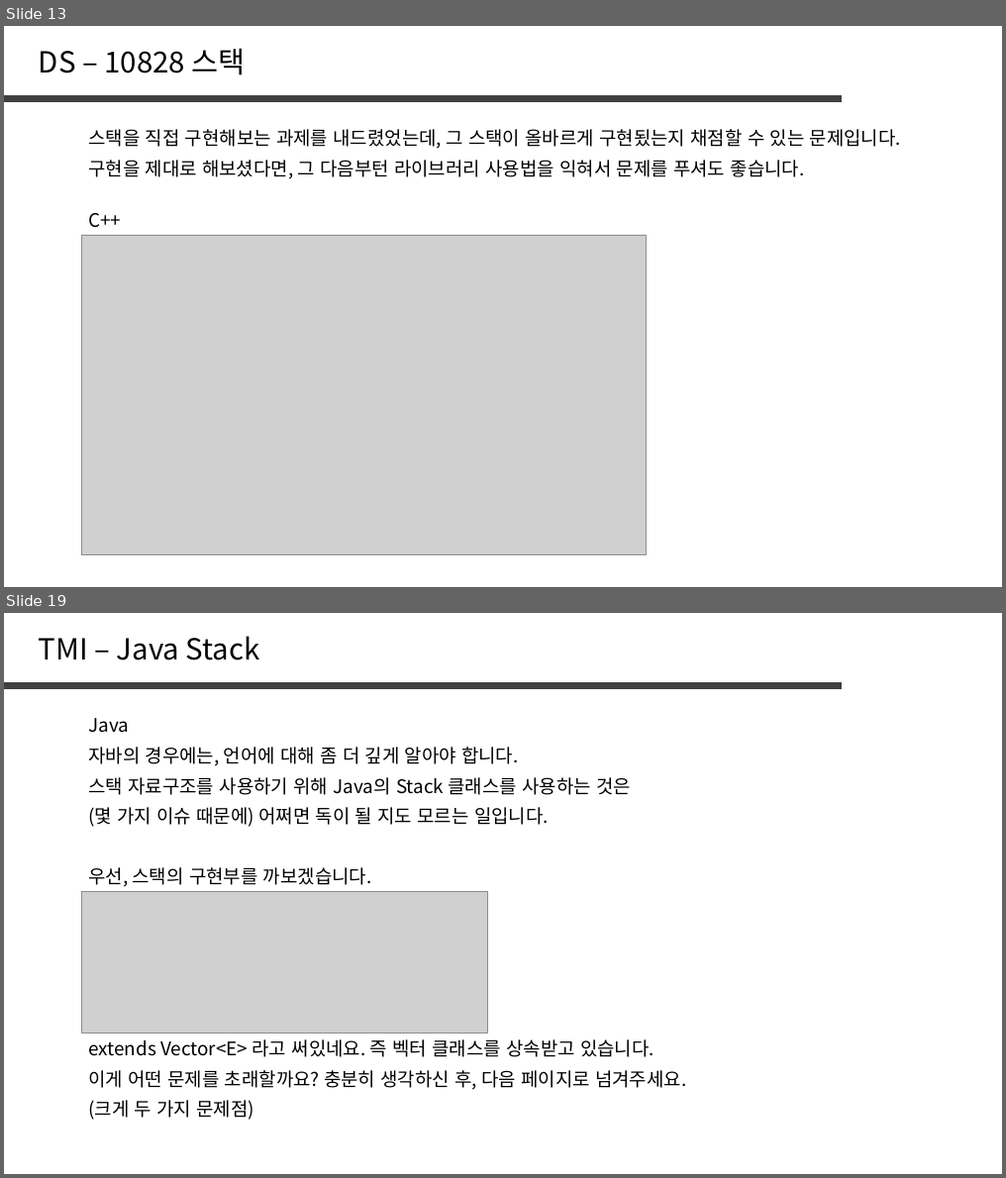
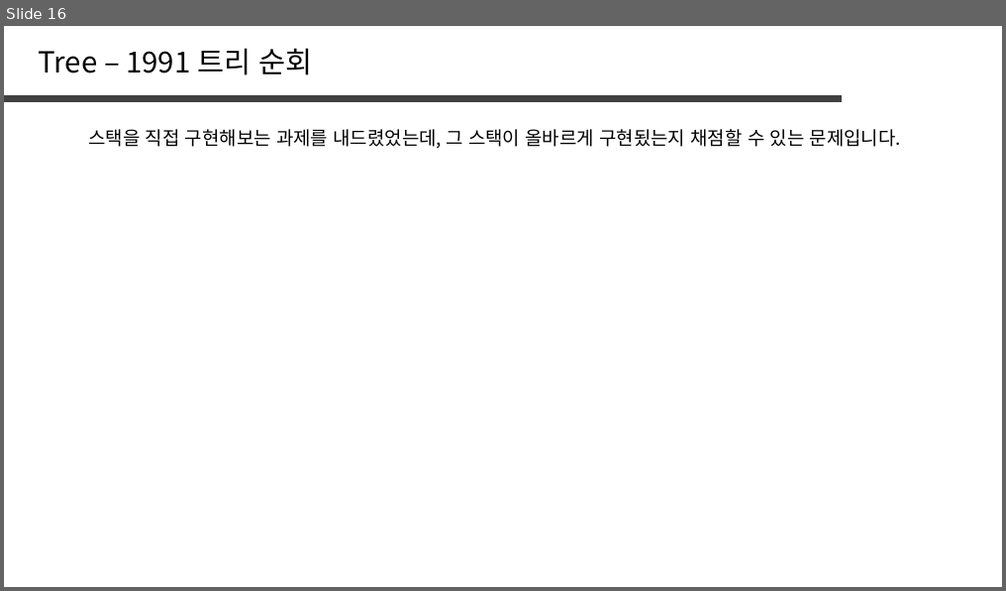
Before and after one commit to jaehoo1/PS-study, a slide deck: study/8_Tree, Graph.pptx. Shown one above the other, each under a label of ours: slides 13 and 19 before the commit, slide 16 after it; the slides between them are not shown. The pictures are 1006x1178 and 1006x591 pixels, drawn with LibreOffice and Linux fonts; fonts in the diff are those of the drawing; grey boxes stand for pictures. Boxes give left, top, right and bottom in pixels: in the first picture for what was removed or moved away, otherwise in the second. Text is boxed around its words. In the diff, an @@ line names an element or a change of style, - is before the commit and + after.

```diff
--- a/study/8_Tree, Graph.pptx
+++ b/study/8_Tree, Graph.pptx
@@ slide 19 removed at bbox=[4, 613, 1002, 1174], background #FFFFFF @@
@@ text removed at bbox=[39, 636, 260, 661] @@
-TMI – Java Stack
@@ line removed from (4, 685) to (843, 685) @@
@@ text removed at bbox=[88, 718, 129, 733] @@
-Java
@@ text removed at bbox=[88, 747, 518, 766] @@
-자바의 경우에는, 언어에 대해 좀 더 깊게 알아야 합니다.
@@ text removed at bbox=[88, 777, 631, 795] @@
-스택 자료구조를 사용하기 위해 Java의 Stack 클래스를 사용하는 것은
@@ text removed at bbox=[88, 807, 548, 827] @@
-(몇 가지 이슈 때문에) 어쩌면 독이 될 지도 모르는 일입니다.
@@ text removed at bbox=[88, 867, 372, 887] @@
-우선, 스택의 구현부를 까보겠습니다.
@@ picture removed at bbox=[81, 891, 487, 1034] @@
@@ text removed at bbox=[88, 1040, 654, 1058] @@
-extends Vector<E> 라고 써있네요. 즉 벡터 클래스를 상속받고 있습니다.
@@ text removed at bbox=[88, 1070, 686, 1090] @@
-이게 어떤 문제를 초래할까요? 충분히 생각하신 후, 다음 페이지로 넘겨주세요.
@@ text removed at bbox=[88, 1100, 255, 1120] @@
-(크게 두 가지 문제점)
@@ what was slide 13 is now slide 16 @@
@@ slide 16 changed as well @@
@@ text removed at bbox=[39, 48, 245, 76] @@
-DS – 10828 스택
@@ text added at bbox=[39, 48, 312, 76], 28 pt, text #000000 @@
+Tree – 1991 트리 순회
@@ text removed at bbox=[88, 160, 805, 179] @@
-구현을 제대로 해보셨다면, 그 다음부턴 라이브러리 사용법을 익혀서 문제를 푸셔도 좋습니다.
@@ text removed at bbox=[88, 213, 121, 228] @@
-C++
@@ picture removed at bbox=[81, 235, 647, 556] @@
```
Also in this commit, not shown: 6 other slides changed, 14 slides added, 23 other slides removed.
